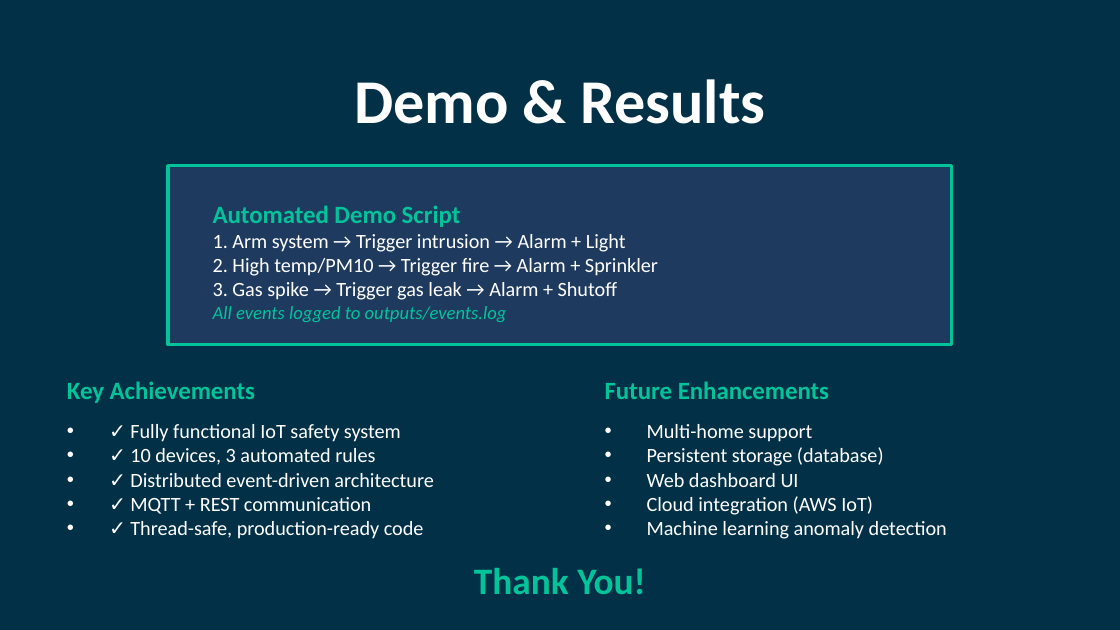
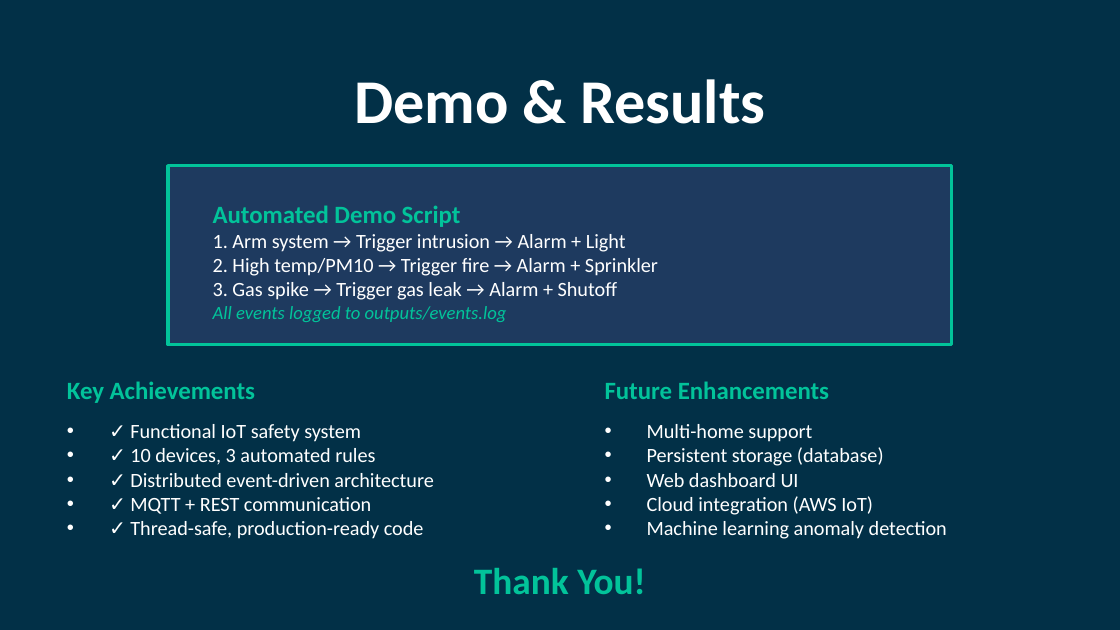
Before and after one commit to TulayEce/smart_home_safety_monitoring_systems, a slide deck: slide 9 of presentation/Smart_Home_Safety_System_Presentation.pptx. Drawn at 1120x630 pixels with LibreOffice and Linux fonts; fonts in the diff are those of the drawing. Boxes give left, top, right and bottom in pixels: in the first picture for what was removed or moved away, otherwise in the second. Text is boxed around its words. In the diff, an @@ line names an element or a change of style, - is before the commit and + after.

```diff
--- a/presentation/Smart_Home_Safety_System_Presentation.pptx
+++ b/presentation/Smart_Home_Safety_System_Presentation.pptx
@@ text at (130, 424, 361, 442): text changed @@
-• ✓ Fully functional IoT safety system
+• ✓ Functional IoT safety system
```
Also in this commit, not shown: 2 other slides changed, 1 other file.
